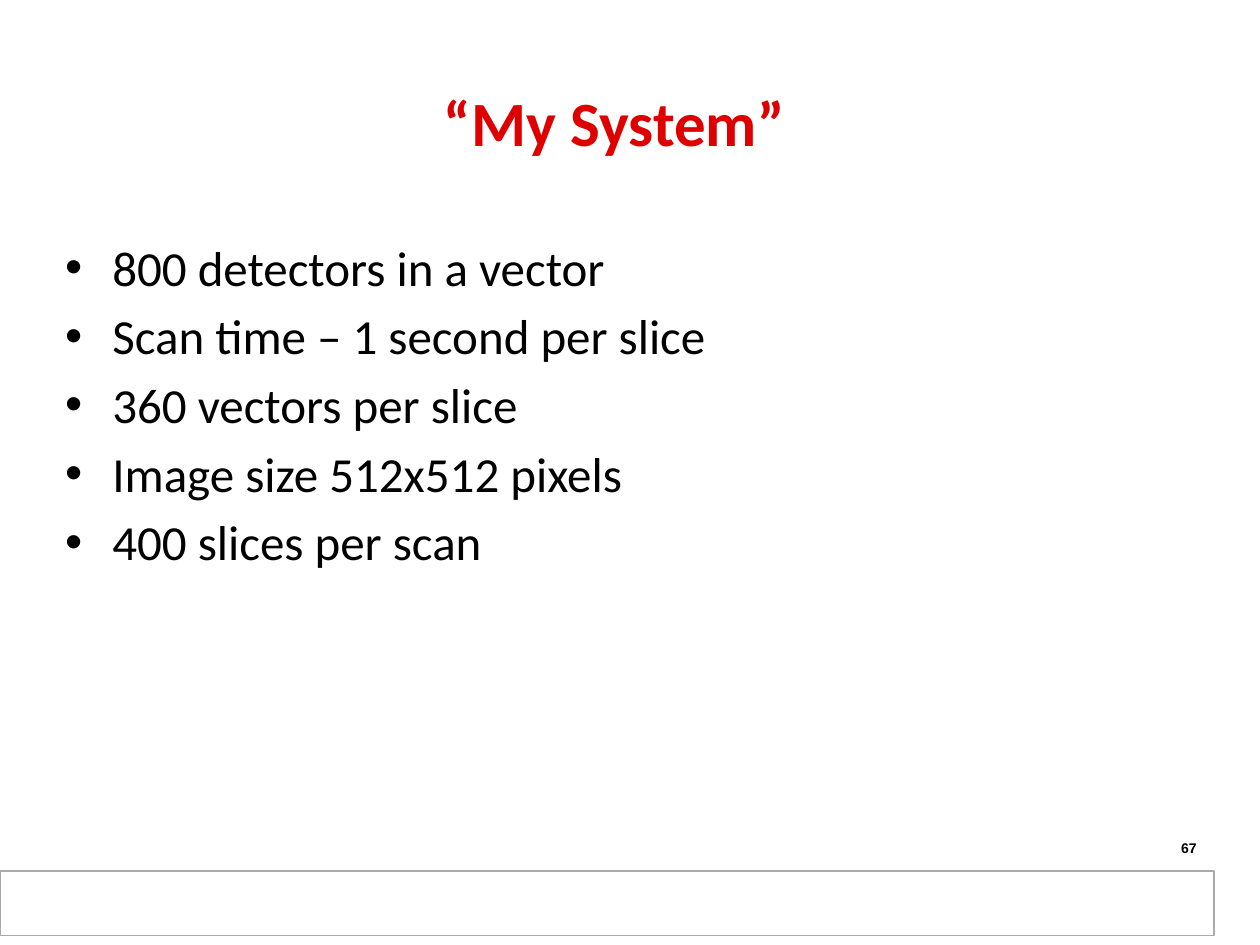
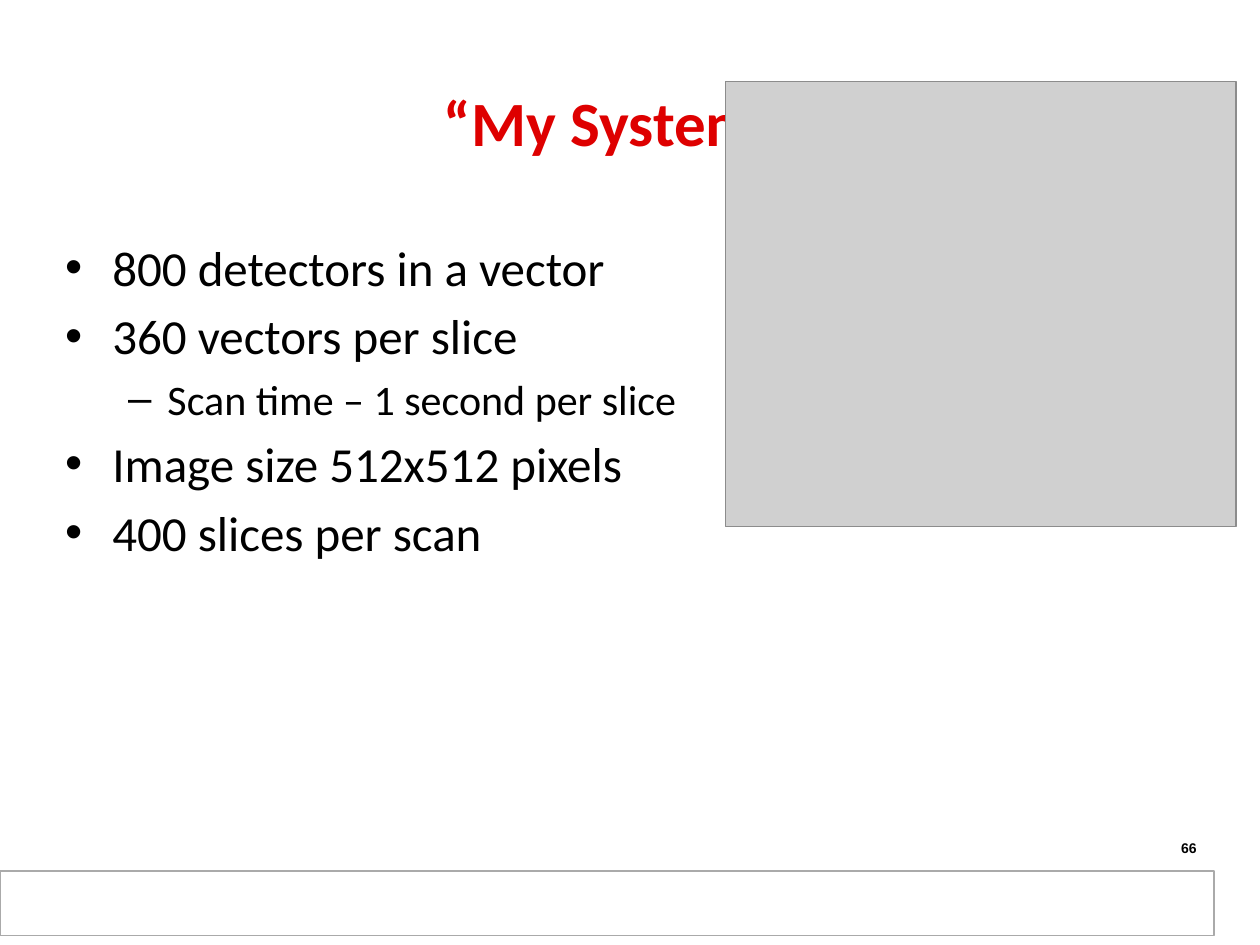
Before and after one commit to hari1989/keystone-workshop, a slide deck: slide 66 of slides/KeyStone Multicore Design.pptx (slide 67 before the commit). Drawn at 1260x945 pixels with LibreOffice and Linux fonts; fonts in the diff are those of the drawing; grey boxes stand for pictures; background and template pictures are left out. Boxes give left, top, right and bottom in pixels: in the first picture for what was removed or moved away, otherwise in the second. Text is boxed around its words. In the diff, an @@ line names an element or a change of style, - is before the commit and + after.

```diff
--- a/slides/KeyStone Multicore Design.pptx
+++ b/slides/KeyStone Multicore Design.pptx
@@ picture added at bbox=[726, 82, 1236, 527] @@
@@ text at bbox=[112, 320, 518, 362]: paragraph added @@
+• 360 vectors per slice
@@ text at bbox=[112, 389, 518, 431]: paragraph removed @@
-• 360 vectors per slice
@@ text at bbox=[167, 385, 676, 422]: size 28 to 24 pt in "Scan time – 1 second per slice"; bullet • to –; list level 1 to 2 in "Scan time – 1 second ..." @@
@@ page number at bbox=[1181, 843, 1197, 853]: text changed @@
-67
+66
```
Also in this commit, not shown: 10 other slides changed, 5 slides added, 1 slide removed.
